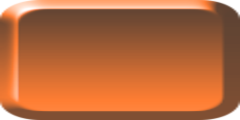
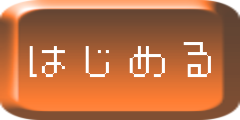
Revision of a layered 240 x 120 image; what changed, layer by layer:
added layer "hajimeru.png" above "button_noFrame.png" over [29, 42, 211, 78]
